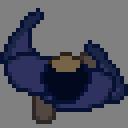
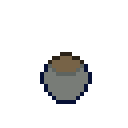
Layered file, before and after one edit (128 × 128). Changes by layer:
added layer "cleric head" above "warrior head" over [40, 52, 92, 104]
hid "warrior head" over [40, 52, 92, 104]
hid "left shoulder" over [4, 52, 68, 96]
hid "right shoulder" over [52, 68, 116, 112]
hid "chest" over [40, 76, 88, 104]
hid "right arm" over [84, 40, 128, 104]
hid "left arm" over [0, 8, 44, 72]
hid "right leg" over [76, 52, 100, 92]
hid "left leg" over [32, 84, 56, 124]
hid "bg (hide me)" over [0, 0, 128, 128]
